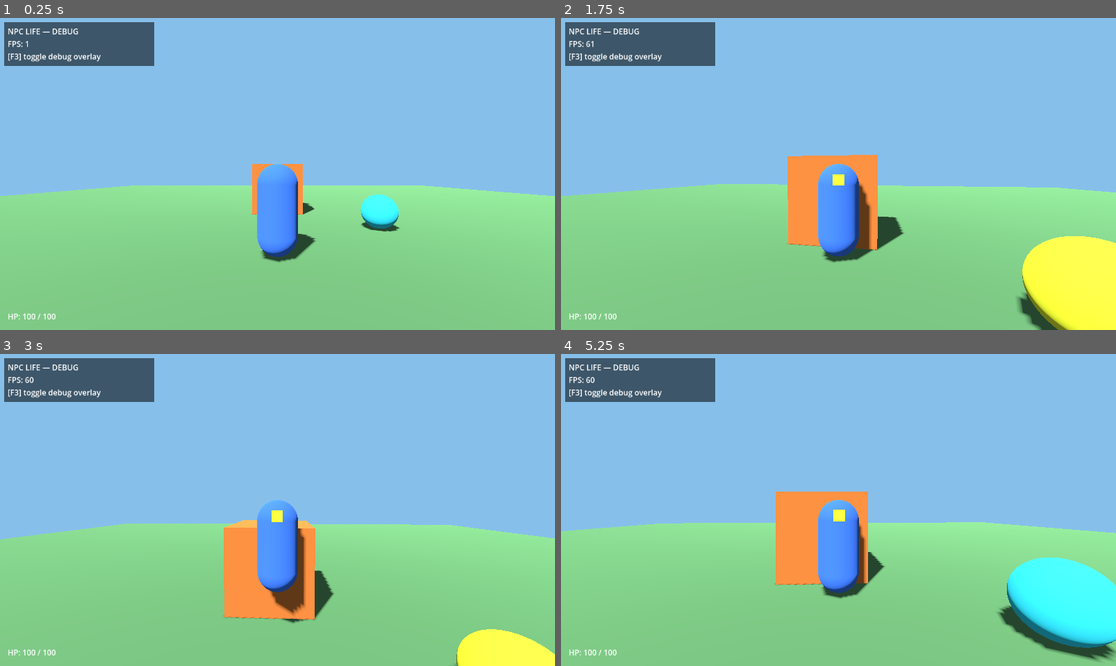
Above: before the commit, frames 1-4 (two rows, left to right).
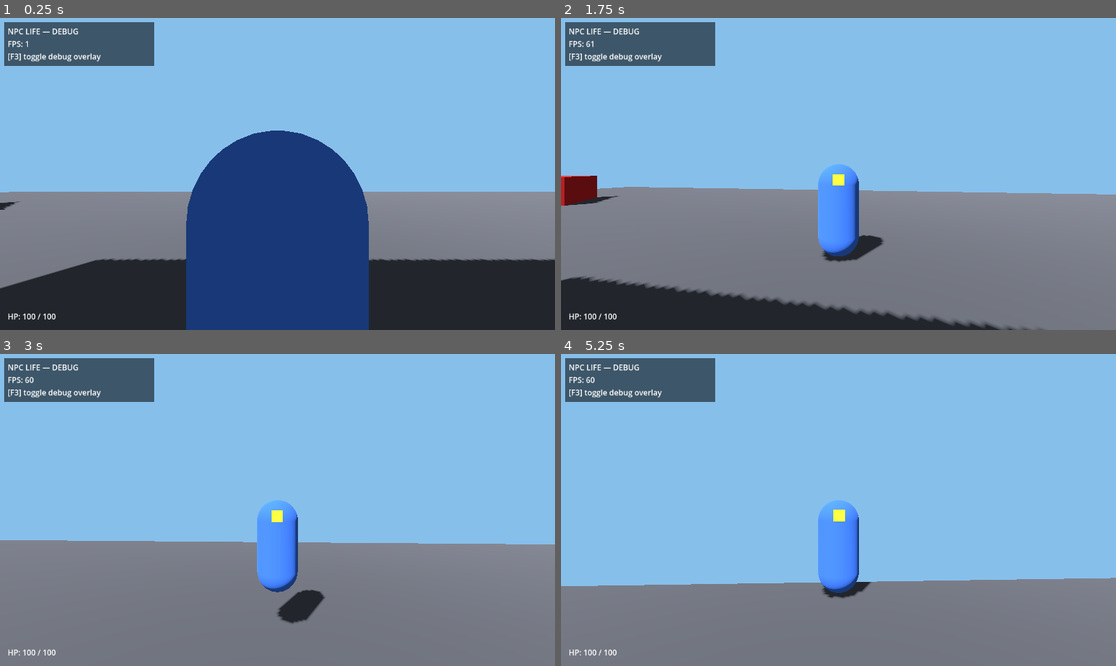
Above: after the commit, the same moments.

Repository: whdghks1/npc_lief
Game: Godot game, scene res://scenes/world/city.tscn
Two runs of this game, one before a commit and one after it. Both use one fixed random seed, a clock stepped at 60 frames per second and the inputs below. Before the commit the project starts from res://scenes/world/main.tscn.
Inputs (mouse positions are in pixels of both pictures, inside the frame that each line leads up to):
- Up to frame 1 (0.25 s): no input
- Up to frame 2 (1.75 s): tap Enter at 0.5 s; move the mouse to (866, 174) at 0.52 s; hold E (interact) 0.53-1.28 s; hold W (move_forward) from 0.53 s (still down); tap Space (jump) at 0.77, 1.52 s; move the mouse to (810, 174) at 1.27 s; tap E (interact) at 1.35 s
- Up to frame 3 (3 s): keep holding W (move_forward); move the mouse to (288, 503) at 2.02 s; hold E (interact) 2.03-2.78 s; tap Space (jump) at 2.75 s; move the mouse to (271, 516) at 2.77 s; tap E (interact) at 2.85 s
- Up to frame 4 (5.25 s): keep holding W (move_forward); tap Space (jump) at 3.02, 3.77, 4.52 s; move the mouse to (877, 513) at 3.52 s; hold E (interact) 3.53-4.28 s; move the mouse to (794, 506) at 4.27 s; tap E (interact) at 4.35 s; move the mouse to (844, 510) at 5.02 s; hold E (interact) from 5.03 s (still down)

The runs differ from the first frame. In frame 1, 49% of the frame differs, in the area x 0-100%, y 36-100%; in frame 2, 46%; in frame 3, 43%; in frame 4, 45%.

Commit message:
phase2 완료

Diff:
--- a/project.godot
+++ b/project.godot
@@ -11,7 +11,7 @@
 [application]
 
 config/name="NPC LIFE"
-run/main_scene="res://scenes/world/main.tscn"
+run/main_scene="res://scenes/world/city.tscn"
 config/features=PackedStringArray("4.7", "Forward Plus")
 config/icon="res://icon.svg"
 
--- /dev/null
+++ b/scenes/vehicles/simple_vehicle.tscn
@@ -0,0 +1,24 @@
+[gd_scene load_steps=5 format=3]
+
+[ext_resource type="Script" path="res://scripts/simulation/traffic/simple_vehicle.gd" id="1"]
+
+[sub_resource type="StandardMaterial3D" id="Material_vehicle"]
+albedo_color = Color(0.75, 0.15, 0.15, 1)
+
+[sub_resource type="BoxMesh" id="BoxMesh_vehicle"]
+material = SubResource("Material_vehicle")
+size = Vector3(1.8, 1.4, 4.0)
+
+[sub_resource type="BoxShape3D" id="BoxShape3D_vehicle"]
+size = Vector3(1.8, 1.4, 4.0)
+
+[node name="SimpleVehicle" type="AnimatableBody3D"]
+script = ExtResource("1")
+
+[node name="MeshInstance3D" type="MeshInstance3D" parent="."]
+position = Vector3(0, 0.7, 0)
+mesh = SubResource("BoxMesh_vehicle")
+
+[node name="CollisionShape3D" type="CollisionShape3D" parent="."]
+position = Vector3(0, 0.7, 0)
+shape = SubResource("BoxShape3D_vehicle")
--- /dev/null
+++ b/scenes/world/city.tscn
@@ -0,0 +1,31 @@
+[gd_scene load_steps=5 format=3]
+
+[ext_resource type="Script" path="res://scripts/simulation/city/city_builder.gd" id="1"]
+[ext_resource type="PackedScene" path="res://scenes/player/player.tscn" id="2"]
+[ext_resource type="PackedScene" path="res://scenes/ui/debug_overlay.tscn" id="3"]
+[ext_resource type="PackedScene" path="res://scenes/ui/hud.tscn" id="4"]
+
+[sub_resource type="Environment" id="Environment_1"]
+background_mode = 1
+background_color = Color(0.53, 0.75, 0.92, 1)
+ambient_light_source = 3
+ambient_light_color = Color(0.6, 0.65, 0.7, 1)
+ambient_light_energy = 0.6
+
+[node name="City" type="Node3D"]
+script = ExtResource("1")
+
+[node name="WorldEnvironment" type="WorldEnvironment" parent="."]
+environment = SubResource("Environment_1")
+
+[node name="DirectionalLight3D" type="DirectionalLight3D" parent="."]
+position = Vector3(0, 40, 0)
+rotation = Vector3(-0.9, -0.5, 0)
+shadow_enabled = true
+
+[node name="Player" parent="." instance=ExtResource("2")]
+unique_name_in_owner = true
+
+[node name="DebugOverlay" parent="." instance=ExtResource("3")]
+
+[node name="HUD" parent="." instance=ExtResource("4")]
--- /dev/null
+++ b/scripts/simulation/city/city_builder.gd
@@ -0,0 +1,199 @@
+## Procedurally lays out the Phase 2 "smallest possible believable city":
+## a 4x4 grid of blocks connected by roads, with one building per block.
+##
+## Generated at runtime (rather than hand-placed in the scene) so the whole
+## layout stays driven by a small data table (SPECIAL_BUILDINGS below)
+## instead of dozens of duplicated nodes. All geometry is placeholder
+## low-poly boxes per AGENTS.md ("use placeholders when assets are
+## unavailable") — swap in real building assets without touching the grid
+## logic.
+class_name CityBuilder
+extends Node3D
+
+enum BuildingType { GENERIC, APARTMENT, CONVENIENCE_STORE, HOSPITAL, POLICE_STATION }
+
+const GRID_SIZE := 4
+const BLOCK_SIZE := 16.0
+const ROAD_WIDTH := 8.0
+const SIDEWALK_HEIGHT := 0.15
+const SIDEWALK_MARGIN := 2.0 ## gap between block edge and building footprint
+
+const CITY_SIZE := GRID_SIZE * BLOCK_SIZE + (GRID_SIZE + 1) * ROAD_WIDTH
+const GROUND_MARGIN := 10.0
+
+## Which grid cells hold the buildings the player actually needs to find.
+## Everything else is filled with generic filler buildings for skyline variety.
+const SPECIAL_BUILDINGS := {
+	"0,0": BuildingType.APARTMENT,
+	"3,3": BuildingType.CONVENIENCE_STORE,
+	"0,3": BuildingType.HOSPITAL,
+	"3,0": BuildingType.POLICE_STATION,
+}
+
+const BUILDING_INFO := {
+	BuildingType.APARTMENT: {"label": "Home", "color": Color(0.55, 0.42, 0.32), "height": 6.0},
+	BuildingType.CONVENIENCE_STORE: {
+		"label": "Convenience Store", "color": Color(0.85, 0.75, 0.2), "height": 4.0
+	},
+	BuildingType.HOSPITAL: {"label": "Hospital", "color": Color(0.9, 0.92, 0.95), "height": 8.0},
+	BuildingType.POLICE_STATION: {
+		"label": "Police Station", "color": Color(0.22, 0.32, 0.7), "height": 7.0
+	},
+}
+
+const GENERIC_HEIGHTS := [3.0, 5.0, 4.0, 6.0, 3.5, 4.5]
+const GENERIC_COLORS := [
+	Color(0.6, 0.6, 0.65), Color(0.65, 0.55, 0.5), Color(0.55, 0.6, 0.6), Color(0.6, 0.55, 0.62)
+]
+
+@onready var _player: Player = %Player
+
+var _home_spawn_point: Vector3 = Vector3.ZERO
+
+
+func _ready() -> void:
+	_build_ground()
+	for row in GRID_SIZE:
+		for col in GRID_SIZE:
+			_build_block(row, col)
+	_spawn_traffic()
+	_player.global_position = _home_spawn_point
+	print("NPC LIFE — city generated (%dx%d blocks), player spawned at home: %s" % [
+		GRID_SIZE, GRID_SIZE, _home_spawn_point
+	])
+
+
+func _cell_origin(row: int, col: int) -> Vector2:
+	var x := ROAD_WIDTH + row * (BLOCK_SIZE + ROAD_WIDTH)
+	var z := ROAD_WIDTH + col * (BLOCK_SIZE + ROAD_WIDTH)
+	return Vector2(x, z)
+
+
+func _build_ground() -> void:
+	var ground := StaticBody3D.new()
+	ground.name = "Roads"
+	add_child(ground)
+
+	var size := CITY_SIZE + GROUND_MARGIN * 2.0
+	var center := CITY_SIZE / 2.0
+
+	var mesh_instance := MeshInstance3D.new()
+	var plane := PlaneMesh.new()
+	plane.size = Vector2(size, size)
+	plane.material = _make_material(Color(0.32, 0.32, 0.34))
+	mesh_instance.mesh = plane
+	mesh_instance.position = Vector3(center, 0.0, center)
+	ground.add_child(mesh_instance)
+
+	var collision := CollisionShape3D.new()
+	var shape := BoxShape3D.new()
+	shape.size = Vector3(size, 0.1, size)
+	collision.shape = shape
+	collision.position = Vector3(center, -0.05, center)
+	ground.add_child(collision)
+
+
+func _build_block(row: int, col: int) -> void:
+	var key := "%d,%d" % [row, col]
+	var type: BuildingType = SPECIAL_BUILDINGS.get(key, BuildingType.GENERIC)
+	var origin := _cell_origin(row, col)
+	var center := origin + Vector2(BLOCK_SIZE, BLOCK_SIZE) / 2.0
+
+	_build_sidewalk(center)
+
+	var height: float
+	var color: Color
+	var label: String
+	if type == BuildingType.GENERIC:
+		var idx := row * GRID_SIZE + col
+		height = GENERIC_HEIGHTS[idx % GENERIC_HEIGHTS.size()]
+		color = GENERIC_COLORS[idx % GENERIC_COLORS.size()]
+		label = ""
+	else:
+		var info: Dictionary = BUILDING_INFO[type]
+		height = info["height"]
+		color = info["color"]
+		label = info["label"]
+
+	_build_building(center, height, color, label)
+
+	if type == BuildingType.APARTMENT:
+		# Stand just outside the building's front face (south side), facing it.
+		var building_half := (BLOCK_SIZE - SIDEWALK_MARGIN * 2.0) / 2.0
+		_home_spawn_point = Vector3(center.x, SIDEWALK_HEIGHT, center.y - building_half - 1.0)
+
+
+func _build_sidewalk(center: Vector2) -> void:
+	var body := StaticBody3D.new()
+	body.name = "Sidewalk"
+	body.position = Vector3(center.x, SIDEWALK_HEIGHT / 2.0, center.y)
+	add_child(body)
+
+	var mesh_instance := MeshInstance3D.new()
+	var box := BoxMesh.new()
+	box.size = Vector3(BLOCK_SIZE, SIDEWALK_HEIGHT, BLOCK_SIZE)
+	box.material = _make_material(Color(0.68, 0.68, 0.66))
+	mesh_instance.mesh = box
+	body.add_child(mesh_instance)
+
+	var collision := CollisionShape3D.new()
+	var shape := BoxShape3D.new()
+	shape.size = box.size
+	collision.shape = shape
+	body.add_child(collision)
+
+
+func _build_building(center: Vector2, height: float, color: Color, label: String) -> void:
+	var footprint := BLOCK_SIZE - SIDEWALK_MARGIN * 2.0
+
+	var body := StaticBody3D.new()
+	body.name = "Building"
+	body.position = Vector3(center.x, SIDEWALK_HEIGHT + height / 2.0, center.y)
+	add_child(body)
+
+	var mesh_instance := MeshInstance3D.new()
+	var box := BoxMesh.new()
+	box.size = Vector3(footprint, height, footprint)
+	box.material = _make_material(color)
+	mesh_instance.mesh = box
+	body.add_child(mesh_instance)
+
+	var collision := CollisionShape3D.new()
+	var shape := BoxShape3D.new()
+	shape.size = box.size
+	collision.shape = shape
+	body.add_child(collision)
+
+	if not label.is_empty():
+		var label3d := Label3D.new()
+		label3d.text = label
+		label3d.position = Vector3(0.0, height / 2.0 + 1.0, 0.0)
+		label3d.billboard = BaseMaterial3D.BILLBOARD_ENABLED
+		label3d.font_size = 48
+		label3d.outline_size = 8
+		body.add_child(label3d)
+
+
+func _spawn_traffic() -> void:
+	var half_lane := ROAD_WIDTH / 2.0
+	var near := half_lane
+	var far := CITY_SIZE - half_lane
+	var loop_waypoints := PackedVector3Array([
+		Vector3(near, 0.0, near),
+		Vector3(far, 0.0, near),
+		Vector3(far, 0.0, far),
+		Vector3(near, 0.0, far),
+	])
+
+	var vehicle_scene: PackedScene = load("res://scenes/vehicles/simple_vehicle.tscn")
+	for i in 2:
+		var vehicle: SimpleVehicle = vehicle_scene.instantiate()
+		vehicle.waypoints = loop_waypoints
+		vehicle.start_index = i * 2
+		add_child(vehicle)
+
+
+func _make_material(color: Color) -> StandardMaterial3D:
+	var material := StandardMaterial3D.new()
+	material.albedo_color = color
+	return material
--- /dev/null
+++ b/scripts/simulation/traffic/simple_vehicle.gd
@@ -0,0 +1,39 @@
+## Minimal placeholder traffic: a solid body that loops through a fixed list
+## of waypoints at constant speed. There is no AI or decision-making here —
+## Phase 2 only calls for "simple traffic" so the city doesn't feel dead.
+## Real traffic behavior (reacting to events, other vehicles, etc.) is a
+## later-phase concern (docs/ROADMAP.md Phase 4 "Living City" onward).
+##
+## AnimatableBody3D (rather than StaticBody3D/RigidBody3D) is the correct
+## Godot node for a scripted-moving solid object: it stays solid to
+## CharacterBody3D collision without the overhead of full rigid-body physics.
+class_name SimpleVehicle
+extends AnimatableBody3D
+
+@export var waypoints: PackedVector3Array = PackedVector3Array()
+@export var speed: float = 6.0
+## Offsets which waypoint this vehicle starts heading toward, so multiple
+## vehicles sharing the same loop don't all bunch up together.
+@export var start_index: int = 0
+
+var _target_index: int = 0
+
+
+func _ready() -> void:
+	if not waypoints.is_empty():
+		_target_index = start_index % waypoints.size()
+		global_position = waypoints[_target_index]
+
+
+func _physics_process(delta: float) -> void:
+	if waypoints.is_empty():
+		return
+	var target: Vector3 = waypoints[_target_index]
+	var to_target: Vector3 = target - global_position
+	to_target.y = 0.0
+	if to_target.length() < 0.5:
+		_target_index = (_target_index + 1) % waypoints.size()
+		return
+	var dir := to_target.normalized()
+	global_position += dir * speed * delta
+	rotation.y = atan2(dir.x, dir.z)
Not shown, added: scripts/simulation/city/city_builder.gd.uid
Not shown, added: scripts/simulation/traffic/simple_vehicle.gd.uid
Not shown, changed: README.md
Not shown, removed: scenes/vehicles/.gitkeep
Not shown, removed: scripts/simulation/city/.gitkeep
Not shown, removed: scripts/simulation/traffic/.gitkeep
